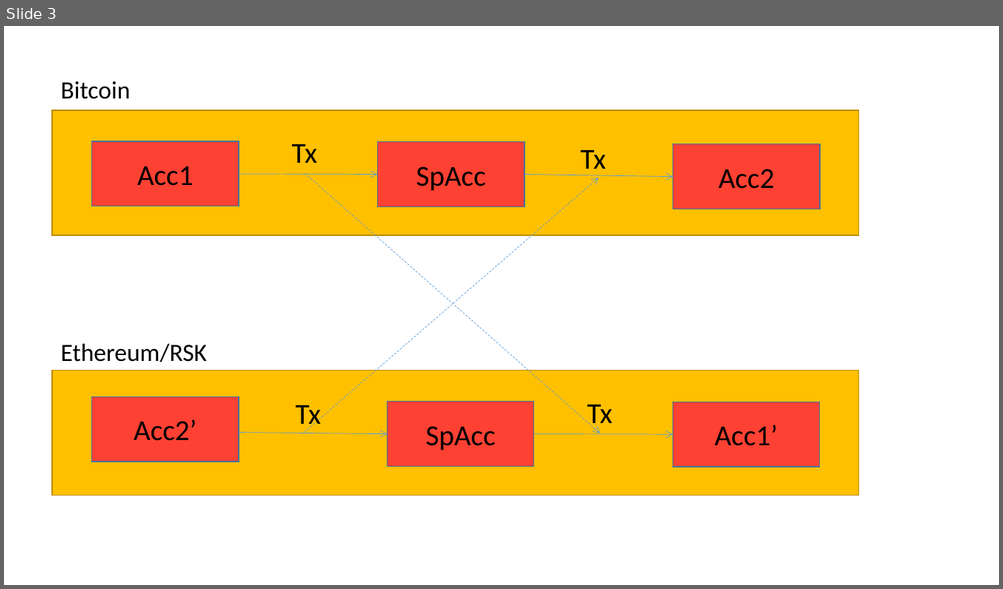
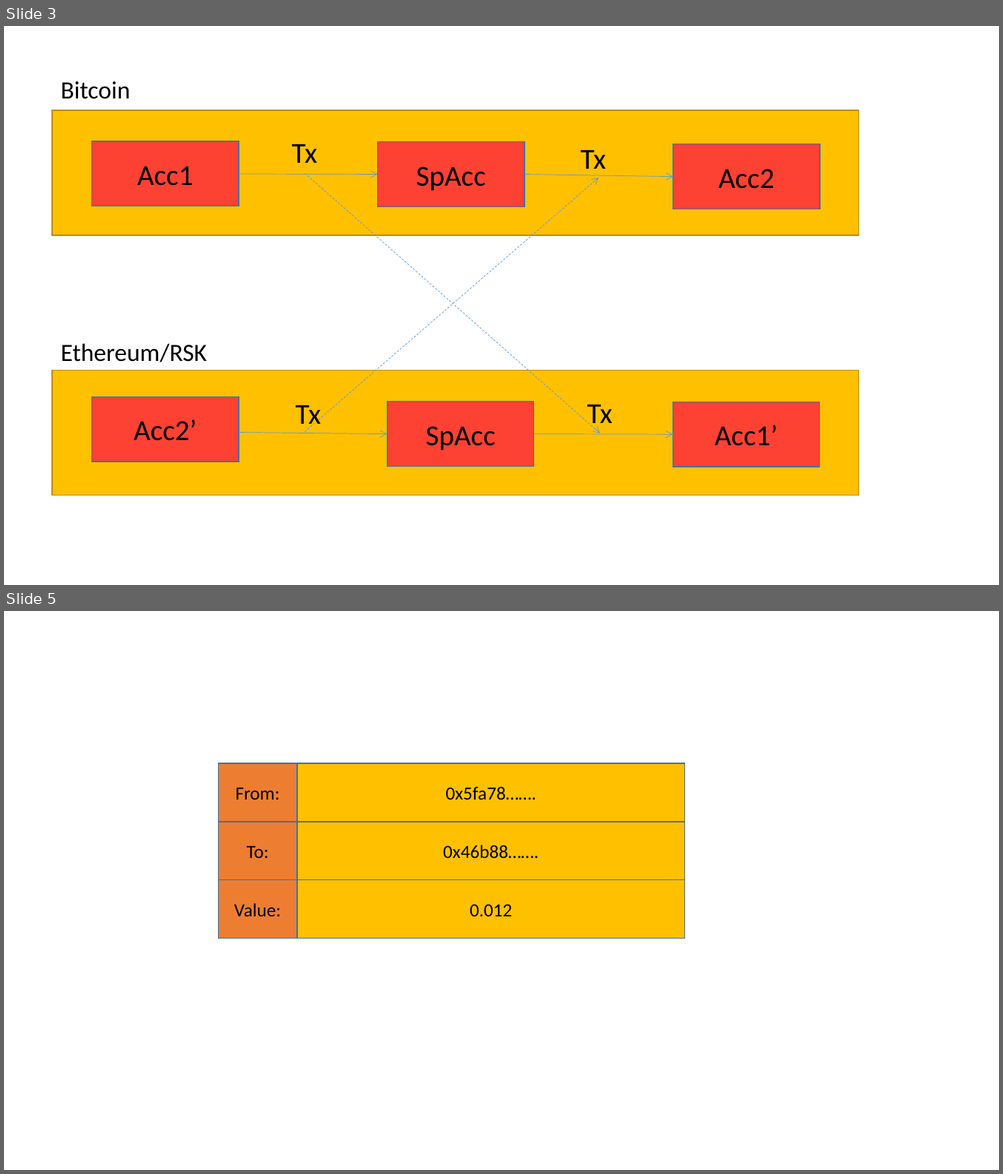
Before and after one commit to ajlopez/Talks, a slide deck: ConnBlockchains/images/BlockchainImages.pptx. Shown one above the other, each under a label of ours: slide 3 before the commit, slides 3 and 5 after it; the slides between them are not shown. The pictures are 1003x589 and 1003x1174 pixels, drawn with LibreOffice and Linux fonts; fonts in the diff are those of the drawing. Boxes give left, top, right and bottom in pixels: in the first picture for what was removed or moved away, otherwise in the second. Text is boxed around its words. In the diff, an @@ line names an element or a change of style, - is before the commit and + after.

```diff
--- a/ConnBlockchains/images/BlockchainImages.pptx
+++ b/ConnBlockchains/images/BlockchainImages.pptx
@@ slide 5 added at bbox=[4, 611, 999, 1170], background #FFFFFF @@
@@ rectangle added at bbox=[218, 763, 297, 821], fill #ED7D31, outline #43739E 1 pt, 18 pt, text #000000 @@
+From:
@@ rectangle added at bbox=[297, 763, 686, 821], fill #FFC000, outline #43739E 1 pt, 18 pt, text #000000 @@
+0x5fa78…….
@@ rectangle added at bbox=[218, 822, 297, 880], fill #ED7D31, outline #43739E 1 pt, 18 pt, text #000000 @@
+To:
@@ rectangle added at bbox=[297, 822, 686, 880], fill #FFC000, outline #43739E 1 pt, 18 pt, text #000000 @@
+0x46b88…….
@@ rectangle added at bbox=[218, 880, 297, 939], fill #ED7D31, outline #43739E 1 pt, 18 pt, text #000000 @@
+Value:
@@ rectangle added at bbox=[297, 880, 686, 939], fill #FFC000, outline #43739E 1 pt, 18 pt, text #000000 @@
+0.012
```
Also in this commit, not shown: 3 other slides added.
